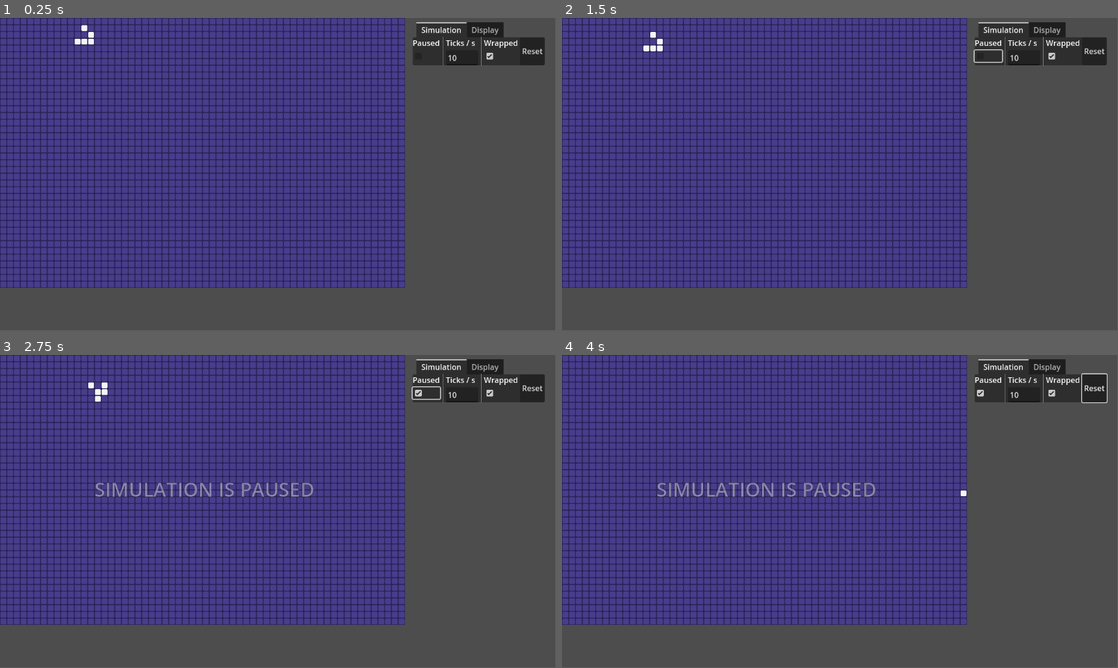
Above: before the commit, frames 1-4 (two rows, left to right).
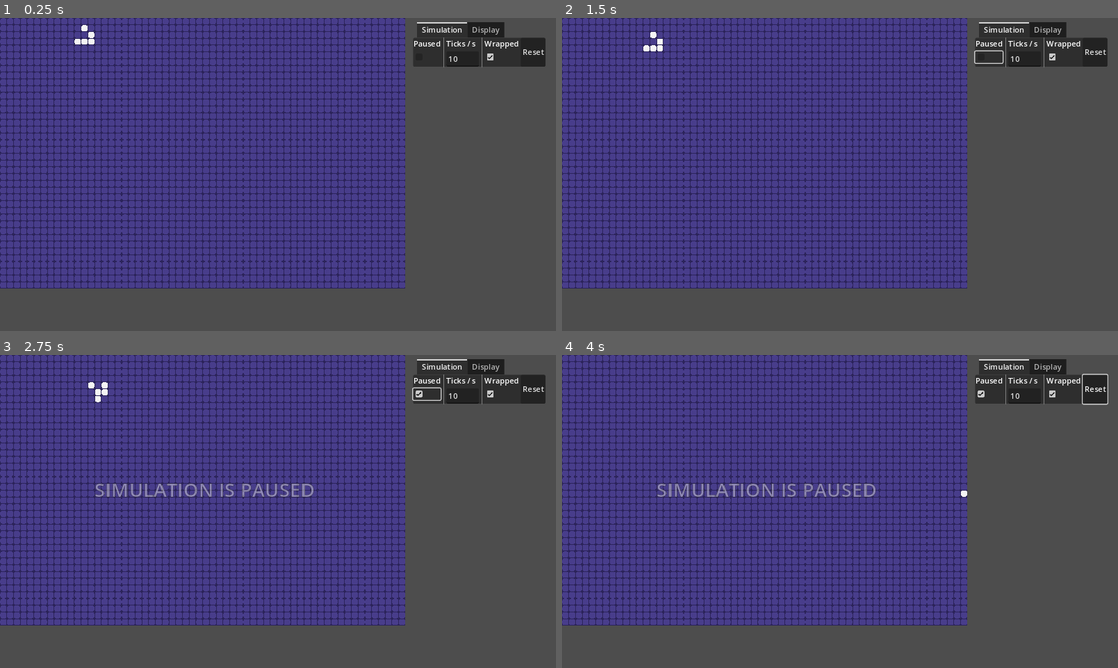
Above: after the commit, the same moments.

Repository: Vanawy/conways-game-of-life
Game: Godot game, scene res://game.tscn
Two runs of this game, one before a commit and one after it. Both use one fixed random seed, a clock stepped at 60 frames per second and the inputs below.
Inputs (mouse positions are in pixels of both pictures, inside the frame that each line leads up to):
- Up to frame 1 (0.25 s): no input
- Up to frame 2 (1.5 s): click (990, 55) at 0.52 s; click (990, 55) at 1.27 s
- Up to frame 3 (2.75 s): click (428, 392) at 2.02 s
- Up to frame 4 (4 s): click "Reset" at 2.75 s; move the mouse to (962, 495) at 3.52 s; click (962, 495) at 3.67 s
In our replay, the window is 799x449 before the commit and 800x450 after it. These sizes can differ from the game's own. Grey fills any space a smaller window leaves; there, only what the larger window draws over its background counts as a difference.

The runs differ from the first frame. In frame 1, 8.8% of the frame differs, in the area x 0-99%, y 0-87%; in frame 2, 8.9%; in frame 3, 9.3%; in frame 4, 9.3%.

Commit message:
project settings

Diff:
--- a/project.godot
+++ b/project.godot
@@ -17,7 +17,7 @@
 
 [display]
 
-window/vsync/vsync_mode=0
+window/stretch/mode="canvas_items"
 
 [rendering]
 
Not shown, added: export_presets.cfg
